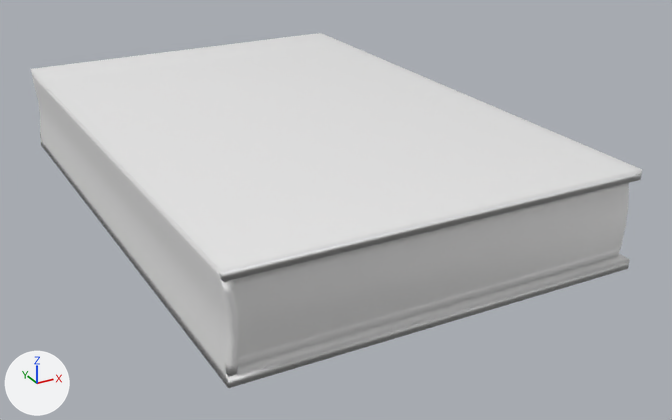
One commit to the FBX model Assets/Meshes/Book.fbx: the scene before it, then after it.
The view is the same before and after, from a 50 mm lens placed at (-0.232, -0.489, 0.201), pointed at (0.023, -0.026, -0.031). Every picture has the same lights, and +X, +Y and +Z are marked at lower left. Where no turn or scale is listed for an object, it has been applied to the vertices.
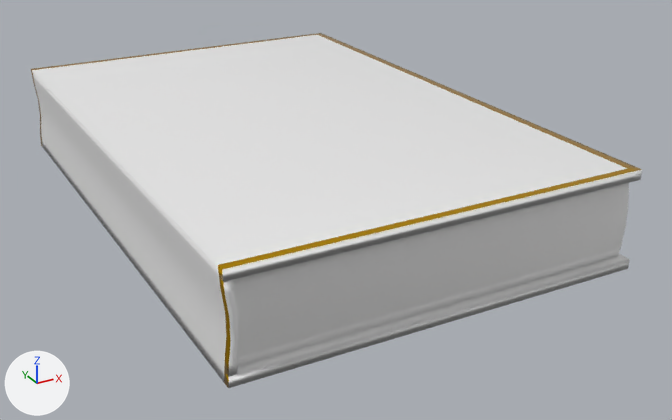
Where the newer file only moved an object's origin or applied its transform, the numbers keep the older frame.

The change, as a diff of the scene's bpy script:
```diff
--- a/Assets/Meshes/Book.fbx.py
+++ b/Assets/Meshes/Book.fbx.py
@@ mat_pages @@
+mat_pages = principled_material('Pages')
+mat_pages.base_color = (0.8, 0.8, 0.8)  # white #e7e7e7
@@ mat_border @@
+mat_border = principled_material('Border')
+mat_border.base_color = (0.8, 0.442, 0.0)  # yellow #e7b100
+mat_border.metallic = 1.0
+mat_border.roughness = 0.169
@@ me_cube @@
 me_cube.from_pydata(...)  # 100 vertices, 96 faces; spans x -0.111..0.119, y -0.175..0.175, z -0.028..0.028
 # used by ob_cube; location = (0.0, 0.0, 0.0)
+# me_cube part 1: 9 of the faces centred in x -0.111..-0.109, y -0.173, z -0.026..0.026 switch from mat_material (its picture is missing) to mat_border (yellow #e7b100)
+# me_cube part 2: 9 of the faces centred in x -0.111..-0.109, y 0.173, z -0.026..0.026 switch from mat_material (its picture is missing) to mat_border (yellow #e7b100)
+# me_cube part 3: 4 of the faces centred in x 0.001..0.116, y -0.173, z -0.028..0.028 switch from mat_material (its picture is missing) to mat_border (yellow #e7b100)
+# me_cube part 4: 4 of the faces centred in x 0.001..0.116, y 0.173, z -0.028..0.028 switch from mat_material (its picture is missing) to mat_border (yellow #e7b100)
+# me_cube part 5: 2 of the faces centred in x 0.116, y 0.0, z -0.028..0.028 switch from mat_material (its picture is missing) to mat_border (yellow #e7b100)
+me_cube.materials.append(mat_pages)  # white #e7e7e7
```

What differs and where, as boxes [x1, y1, x2, y2] in the pictures (672 x 420 px):
part 1 of me_cube, recoloured: [218, 266, 231, 387] in both
part 2 of me_cube, recoloured: [31, 70, 42, 146] in both
part 3 of me_cube, recoloured (white to yellow): [218, 167, 642, 269] in both
part 4 of me_cube, recoloured: [31, 33, 322, 70] in both
part 5 of me_cube, recoloured: [319, 34, 635, 168] in both
